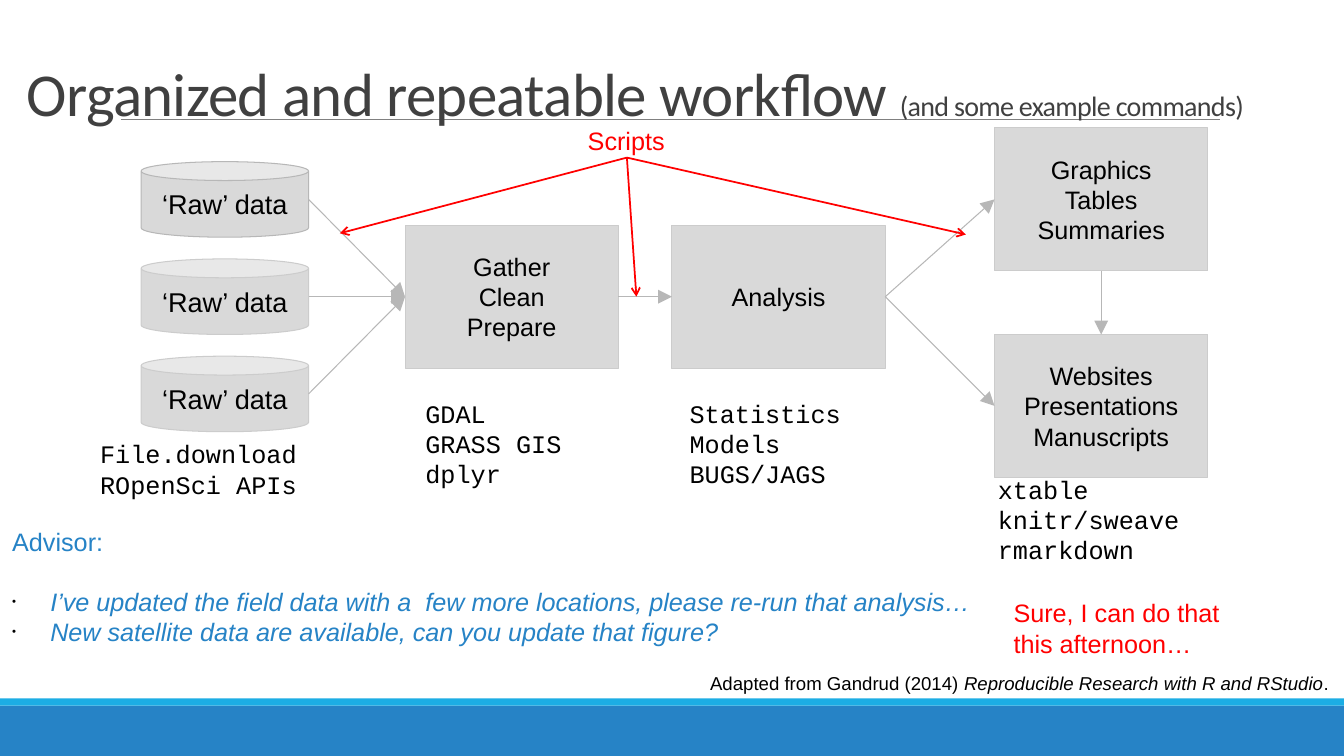
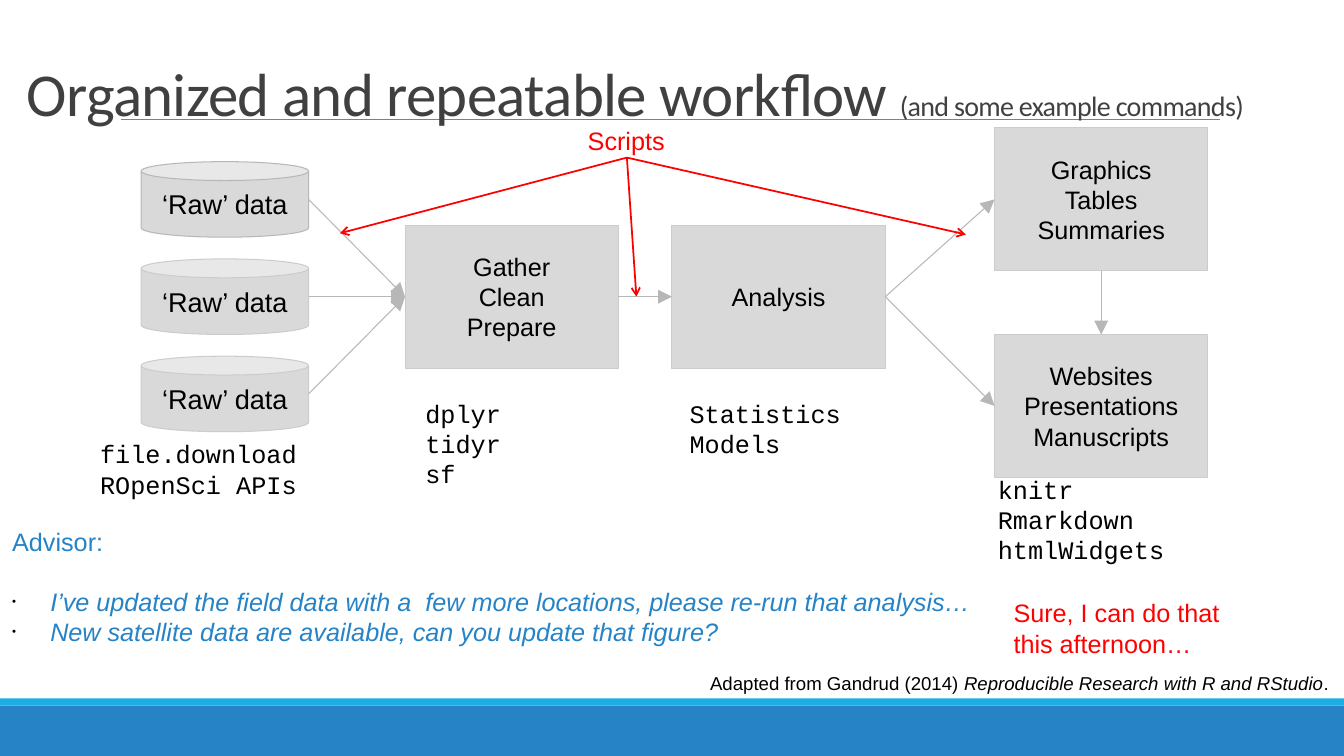
Before and after one commit to AdamWilsonLabEDU/SpatialDataScience, a slide deck: slide 5 of docs/presentations/Conclusion.pptx. Drawn at 1344x756 pixels with LibreOffice and Linux fonts; fonts in the diff are those of the drawing. Boxes give left, top, right and bottom in pixels: in the first picture for what was removed or moved away, otherwise in the second. Text is boxed around its words. In the diff, an @@ line names an element or a change of style, - is before the commit and + after.

```diff
--- a/docs/presentations/Conclusion.pptx
+++ b/docs/presentations/Conclusion.pptx
@@ text at (x1=425, y1=406, x2=561, y2=454): paragraphs removed @@
-GDAL
-GRASS GIS
@@ text at (x1=100, y1=445, x2=297, y2=464): text changed @@
-File.download
+file.download
@@ text at (x1=425, y1=434, x2=501, y2=484): paragraph added @@
+tidyr
+sf
@@ text at (x1=690, y1=465, x2=826, y2=484): paragraph removed @@
-BUGS/JAGS
@@ text at (x1=998, y1=480, x2=1164, y2=565): text changed @@
-xtable
-knitr/sweave
-rmarkdown
+knitr
+Rmarkdown
+htmlWidgets
```
Also in this commit, not shown: 1 other slide changed, 5 other files.
